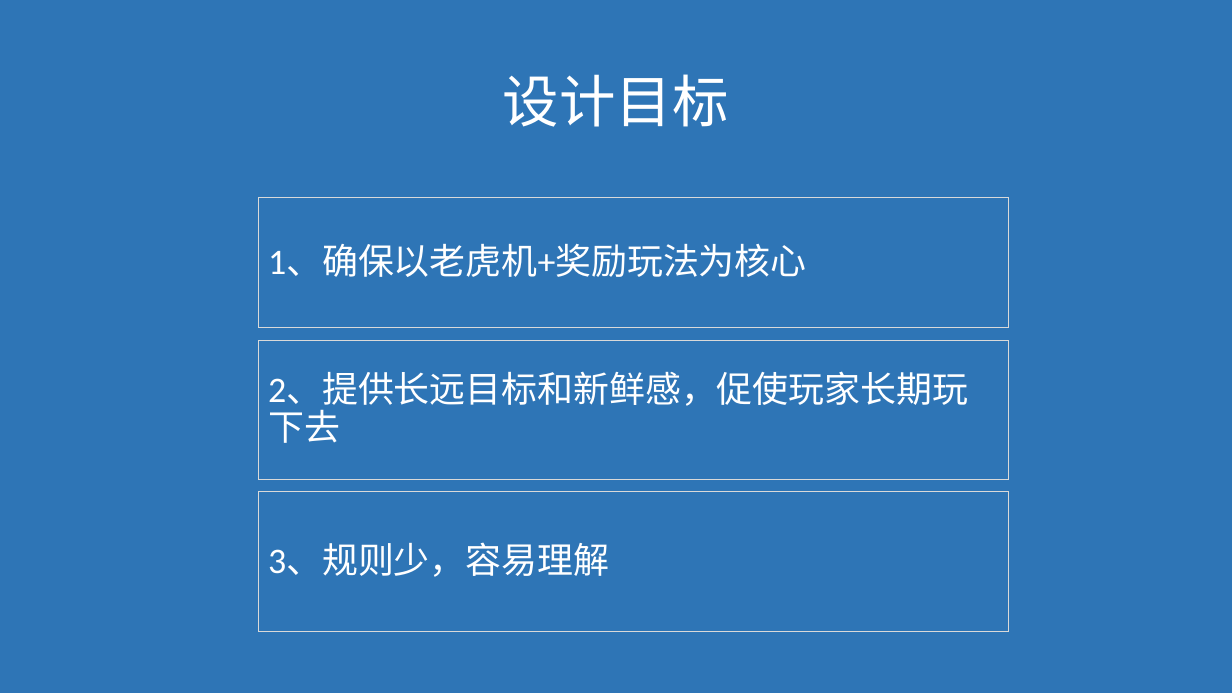
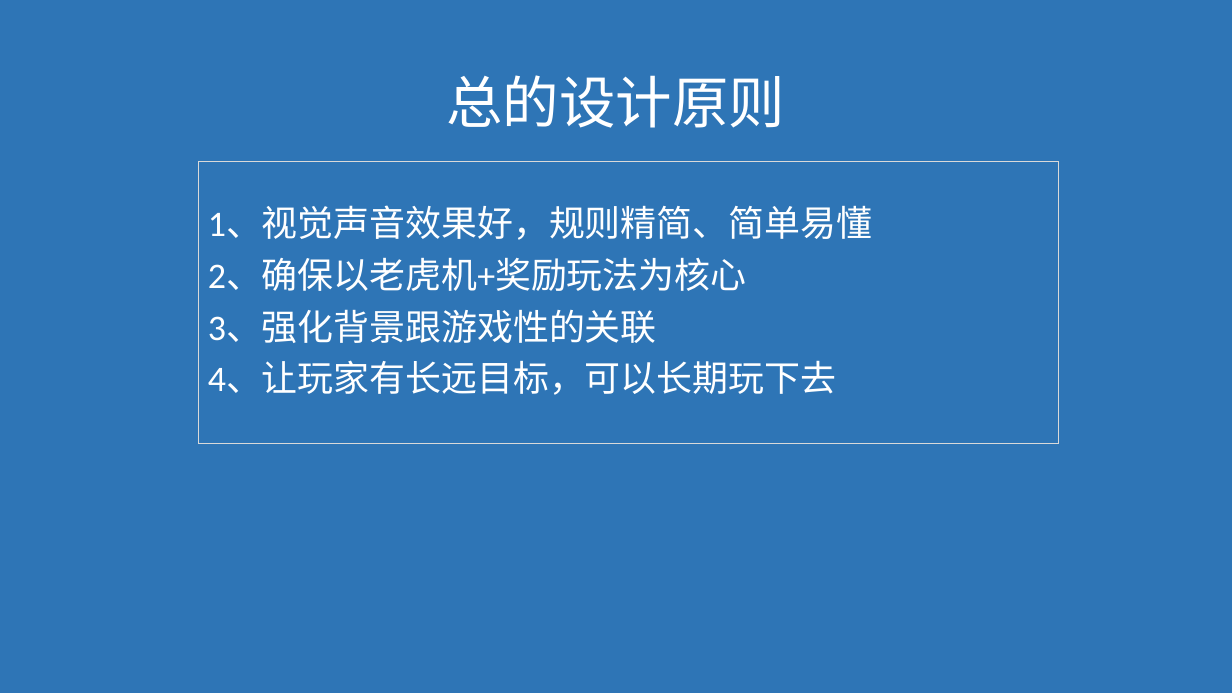
Before and after one commit to janryf/mygame, a slide deck: slide 3 of 构想.pptx (slide 2 before the commit). Drawn at 1232x693 pixels with LibreOffice and Linux fonts; fonts in the diff are those of the drawing. Boxes give left, top, right and bottom in pixels: in the first picture for what was removed or moved away, otherwise in the second. Text is boxed around its words. In the diff, an @@ line names an element or a change of style, - is before the commit and + after.

```diff
--- a/构想.pptx
+++ b/构想.pptx
@@ text at box(446, 75, 785, 128): text changed @@
-设计目标
+总的设计原则
@@ rectangle "1、视觉声音效果好，规则精简、简单易懂": place and size @@
-rectangle "1、视觉声音效果好，规则精简、简单易懂" at box(259, 197, 1009, 327)
+rectangle "1、视觉声音效果好，规则精简、简单易懂" at box(199, 162, 1059, 444)
@@ text in rectangle at box(208, 207, 872, 395): text changed @@
-1、确保以老虎机+奖励玩法为核心
+1、视觉声音效果好，规则精简、简单易懂
+2、确保以老虎机+奖励玩法为核心
+3、强化背景跟游戏性的关联
+4、让玩家有长远目标，可以长期玩下去
@@ rectangle removed at box(259, 340, 1009, 480) @@
-2、提供长远目标和新鲜感，促使玩家长期玩下去
@@ rectangle removed at box(259, 492, 1009, 631) @@
-3、规则少，容易理解
```
Also in this commit, not shown: 17 slides added, 6 slides removed, 7 other files.
